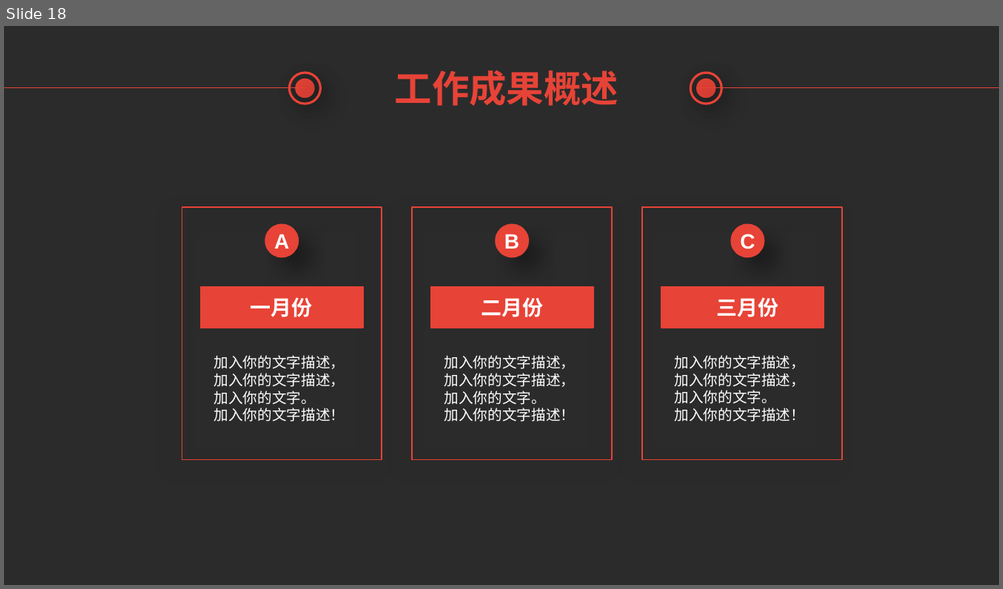
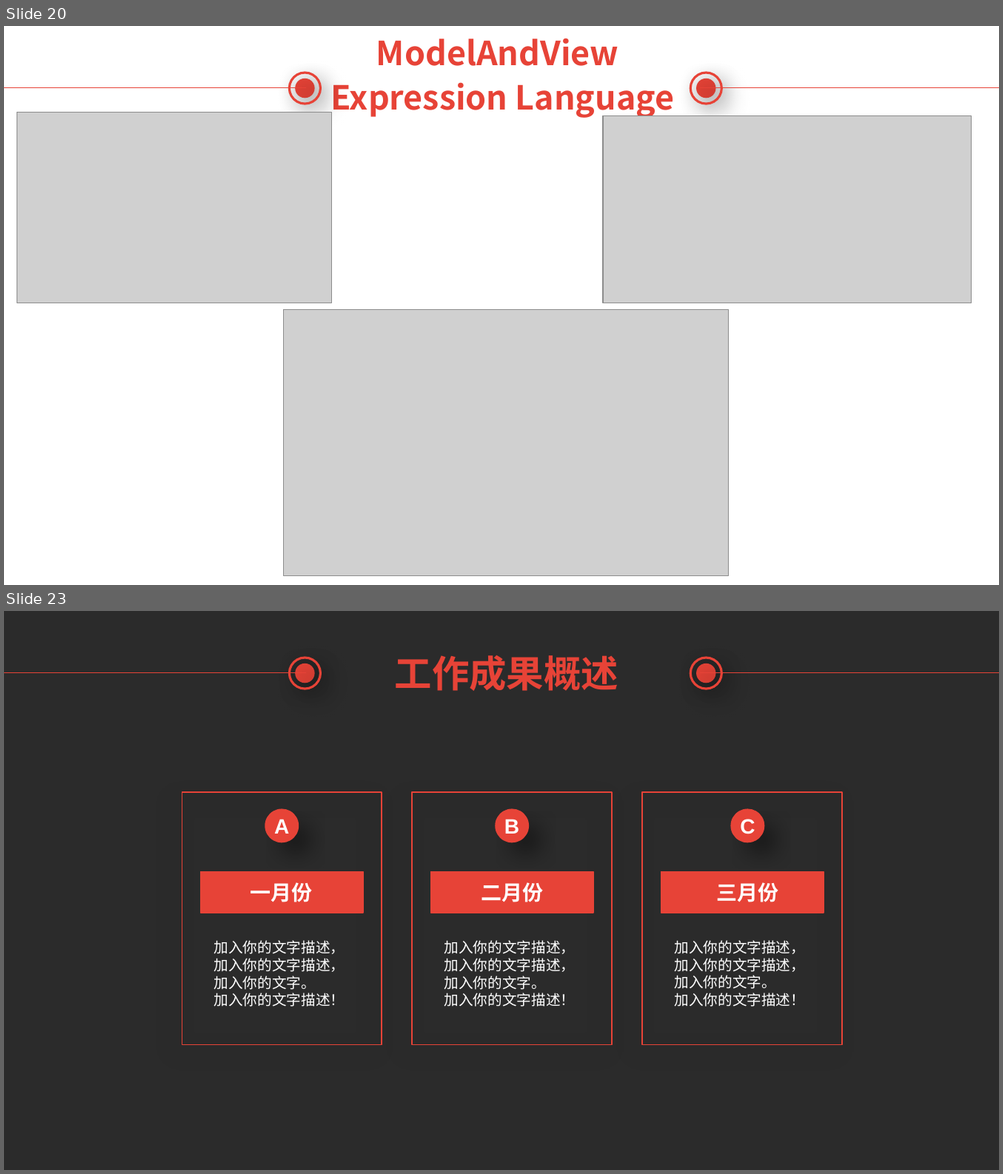
Before and after one commit to TsubasaEX/SampleSpringMVC, a slide deck: Introduction of Spring MVC.pptx. Shown one above the other, each under a label of ours: slide 18 before the commit, slides 20 and 23 after it; the slides between them are not shown. The pictures are 1003x589 and 1003x1174 pixels, drawn with LibreOffice and Linux fonts; fonts in the diff are those of the drawing; grey boxes stand for pictures; background and template pictures are left out; a plain dark background stands for a picture behind light text. Boxes give left, top, right and bottom in pixels: in the first picture for what was removed or moved away, otherwise in the second. Text is boxed around its words. In the diff, an @@ line names an element or a change of style, - is before the commit and + after.

```diff
--- a/Introduction of Spring MVC.pptx
+++ b/Introduction of Spring MVC.pptx
@@ slide 20 added at [4,26,999,585], background picture (left out) @@
@@ text added at [376,38,618,66], 32 pt, text #E74337, bold @@
+ModelAndView
@@ line added from (4, 88) to (305, 88), #E74337 0.75 pt @@
@@ ellipse added at [289,73,320,104], outline #E74337 2.25 pt @@
@@ ellipse added at [296,80,313,97], fill #E74337, outline #E74337 2.25 pt @@
@@ text added at [330,82,674,118], 32 pt, text #E74337, bold @@
+Expression Language
@@ ellipse added at [691,73,722,104], outline #E74337 2.25 pt @@
@@ ellipse added at [697,80,714,97], fill #E74337, outline #E74337 2.25 pt @@
@@ line added from (700, 88) to (999, 88), #E74337 0.75 pt @@
@@ picture added at [17,113,332,304] @@
@@ picture added at [603,116,971,304] @@
@@ picture added at [283,310,728,577] @@
@@ what was slide 18 is now slide 23 @@
```
Also in this commit, not shown: 4 slides changed, 8 other slides added, 4 slides removed.
